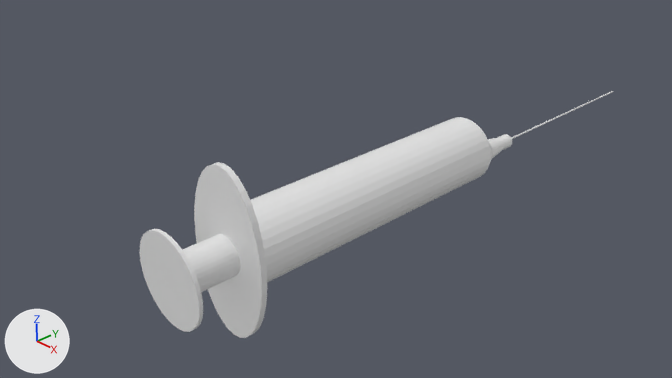
Two versions of the Blender file Syringe.blend, one commit apart.
Camera for both pictures: the file's camera 'Camera'. The lights are fixed; the arrows at lower left show +X, +Y and +Z.

Before the edit, the objects in view are built like this:
```python
me_cylinder_002 = bpy.data.meshes.new('Cylinder.002')
me_cylinder_002.from_pydata(...)  # 608 vertices, 515 faces; spans x -1.3..1.3, y -2.3..2.3, z -1.39..2.8
ob_syringe = bpy.data.objects.new('Syringe', me_cylinder_002)
ob_syringe.location = (1.488, -0.389, 1.029)
ob_syringe.rotation_euler = (1.571, 0.0, 0.0)  # degrees (90, 0, 0)
ob_syringe.scale = (0.478, 0.478, -2.14)
```
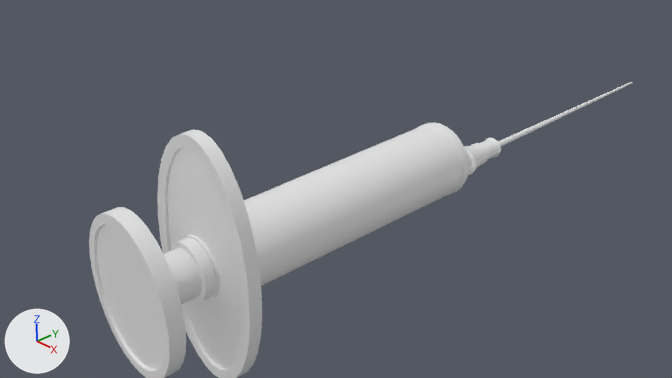
Location of each change, [x1, y1, x2, y2] in pixels of the pictures (672 x 378 px):
```json
{"object": "Syringe", "change": "reshaped, modifiers changed", "before": [139, 91, 613, 338], "after": [89, 82, 633, 378]}
{"part": 1, "of": "me_cylinder_002", "change": "rebuilt", "before": [194, 91, 613, 338], "after": [89, 82, 633, 378]}
{"part": 2, "of": "me_cylinder_002", "change": "deleted", "before": [139, 229, 203, 332]}
{"part": 3, "of": "me_cylinder_002", "change": "deleted", "before": [182, 234, 240, 292]}
```

Scene script edits in JSON lines:
```json
{"block": "me_cylinder_002", "where": "# used by ob_syringe; location = (1.488, -0.389, 1.029); rotation_euler = (1.571, 0.0, 0.0), in degrees (90, 0, 0); scale = (0.478, 0.478, -2.14)"}
{"op": "remove", "block": "me_cylinder_002", "code": "me_cylinder_002.from_pydata(...)  # 608 vertices, 515 faces; spans x -1.3..1.3, y -2.3..2.3, z -1.39..2.8"}
{"op": "add", "block": "me_cylinder_002", "code": "me_cylinder_002.from_pydata(...)  # 1696 vertices, 1667 faces; spans x -1.82..1.78, y -3.22..3.22, z -1.62..3.13"}
{"block": "me_cylinder_002", "change": "me_cylinder_002 part 1: the loose piece of 448 vertices spanning x -1.3..1.3, y -2.3..2.3, z -1.04..2.8 is rebuilt with 1696 vertices and now spans x -1.82..1.78, y -3.22..3.22, z -1.62..3.13"}
{"block": "me_cylinder_002", "change": "me_cylinder_002 part 2: the loose piece of 96 vertices spanning x -1.21..1.21, y -1.21..1.21, z -1.39..-1.37 is deleted"}
{"block": "me_cylinder_002", "change": "me_cylinder_002 part 3: the loose piece of 64 vertices spanning x -0.53..0.53, y -0.53..0.53, z -1.37..-1.04 is deleted"}
{"block": "me_cylinder_002", "change": "me_cylinder_002 part 4: the surface is now shaded smooth"}
{"op": "add", "block": "ob_syringe", "code": "_m = ob_syringe.modifiers.new('EdgeSplit', 'EDGE_SPLIT')"}
```
